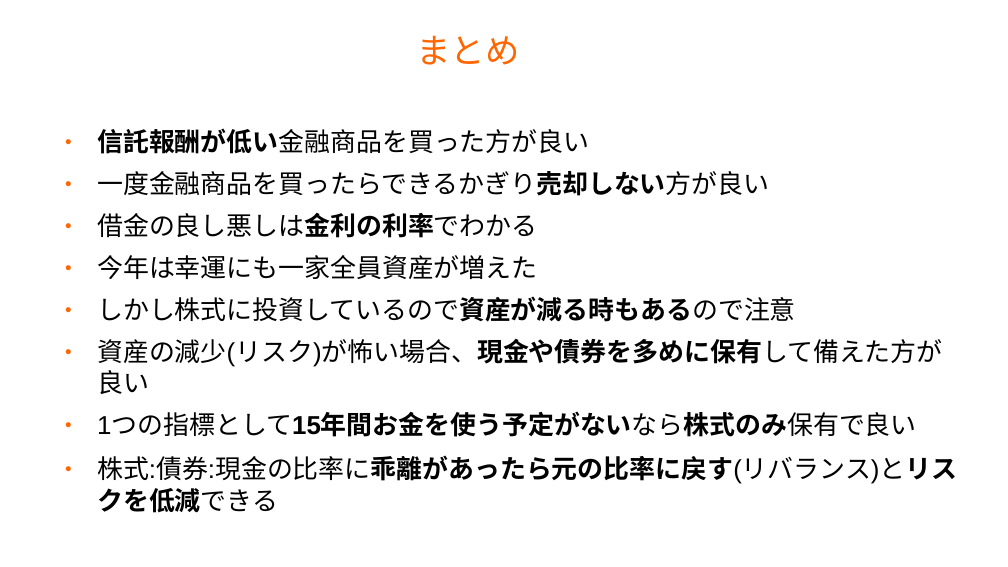
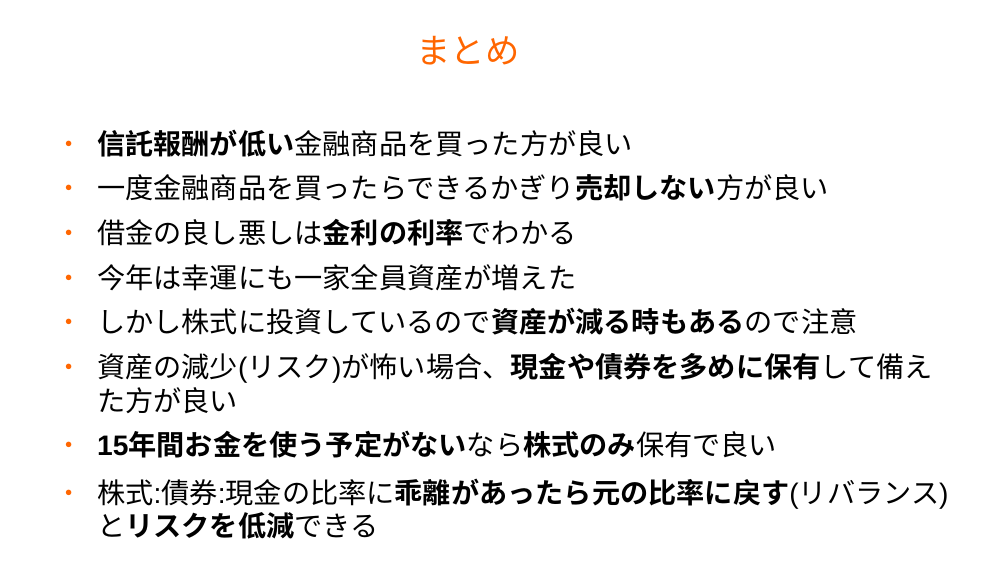
Before and after one commit to master-q/masterq-docs, a slide deck: slide 36 of presentations/20231126-invest_report/20231126-invest_report.odp (slide 32 before the commit). Drawn at 1008x567 pixels with LibreOffice and Linux fonts; fonts in the diff are those of the drawing; background and template pictures are left out. Boxes give left, top, right and bottom in pixels: in the first picture for what was removed or moved away, otherwise in the second. Text is boxed around its words. In the diff, an @@ line names an element or a change of style, - is before the commit and + after.

Commit message:
Update

```diff
--- a/presentations/20231126-invest_report/20231126-invest_report.odp
+++ b/presentations/20231126-invest_report/20231126-invest_report.odp
@@ text at (97,129,948,539): size 20.4 to 22.2 pt in "信託報酬が低い金融商品を買った方が良い", "一度金融商品を買ったらできるかぎり売却しない方が良い", "借金の良し悪しは金利の利率でわかる", "今年は幸運にも一家全員資産が増えた" and 3 more places @@
@@ text at (97,433,777,458): text changed; size 20.4 to 22.2 pt @@
-● 1つの指標として15年間お金を使う予定がないなら株式のみ保有で良い
+● 15年間お金を使う予定がないなら株式のみ保有で良い
```
Also in this commit, not shown: 2 other slides changed, 4 slides added.
